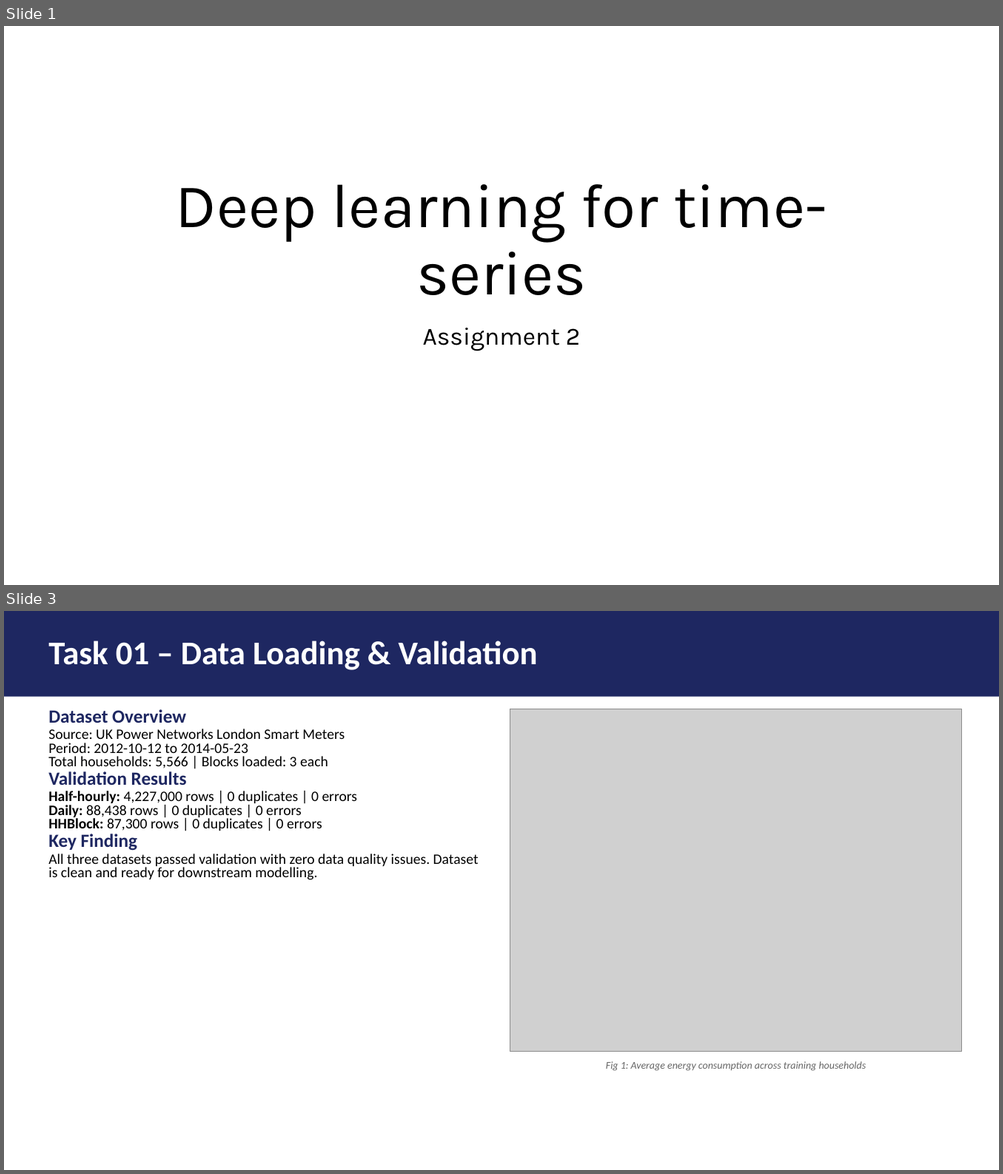
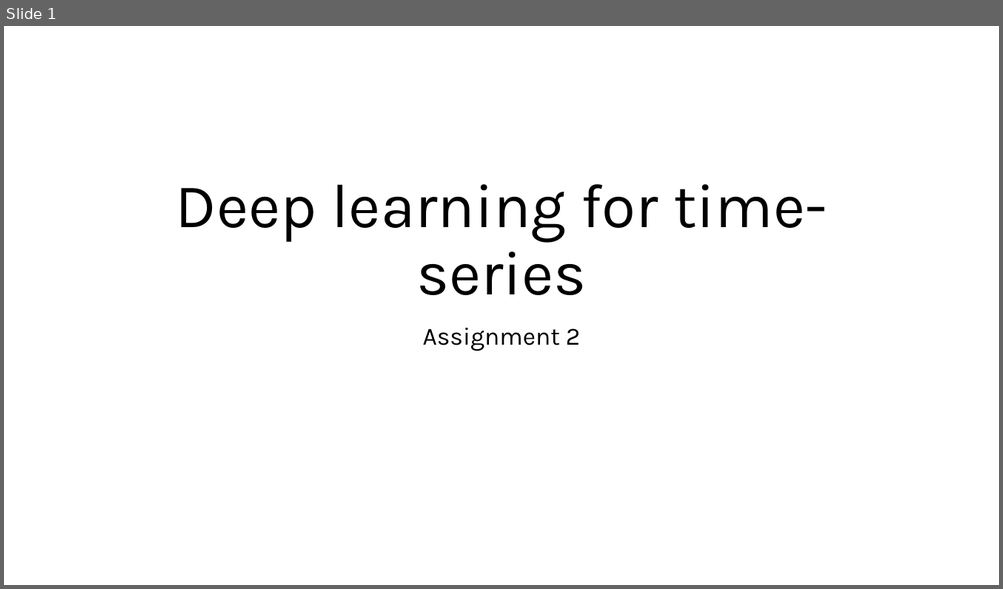
Before and after one commit to FVardi/PhD-Courses, a slide deck: Deep learning for time-series/Assignment 2/Presentation.pptx. Shown one above the other, each under a label of ours: slides 1 and 3 before the commit, slide 1 after it; the slides between them are not shown. The pictures are 1003x1174 and 1003x589 pixels, drawn with LibreOffice and Linux fonts; fonts in the diff are those of the drawing; grey boxes stand for pictures. Boxes give left, top, right and bottom in pixels: in the first picture for what was removed or moved away, otherwise in the second. Text is boxed around its words. In the diff, an @@ line names an element or a change of style, - is before the commit and + after.

```diff
--- a/Deep learning for time-series/Assignment 2/Presentation.pptx
+++ b/Deep learning for time-series/Assignment 2/Presentation.pptx
@@ slide 3 removed at (x1=4, y1=611, x2=999, y2=1170), background #FFFFFF @@
@@ rectangle removed at (x1=4, y1=611, x2=999, y2=697) @@
@@ title removed at (x1=48, y1=641, x2=538, y2=670) @@
-Task 01 – Data Loading & Validation
@@ text removed at (x1=48, y1=709, x2=478, y2=880) @@
-Dataset Overview
-Source: UK Power Networks London Smart Meters
-Period: 2012-10-12 to 2014-05-23
-Total households: 5,566 | Blocks loaded: 3 each
-Validation Results
-Half-hourly: 4,227,000 rows | 0 duplicates | 0 errors
-Daily: 88,438 rows | 0 duplicates | 0 errors
-HHBlock: 87,300 rows | 0 duplicates | 0 errors
-Key Finding
-All three datasets passed validation with zero data quality issues. Dataset is clean and ready for downstream modelling.
@@ picture removed at (x1=510, y1=709, x2=962, y2=1051) @@
@@ text removed at (x1=606, y1=1062, x2=866, y2=1071) @@
-Fig 1: Average energy consumption across training households
```
Also in this commit, not shown: 2 slides changed, 7 slides added, 4 other slides removed, 15 other files.
